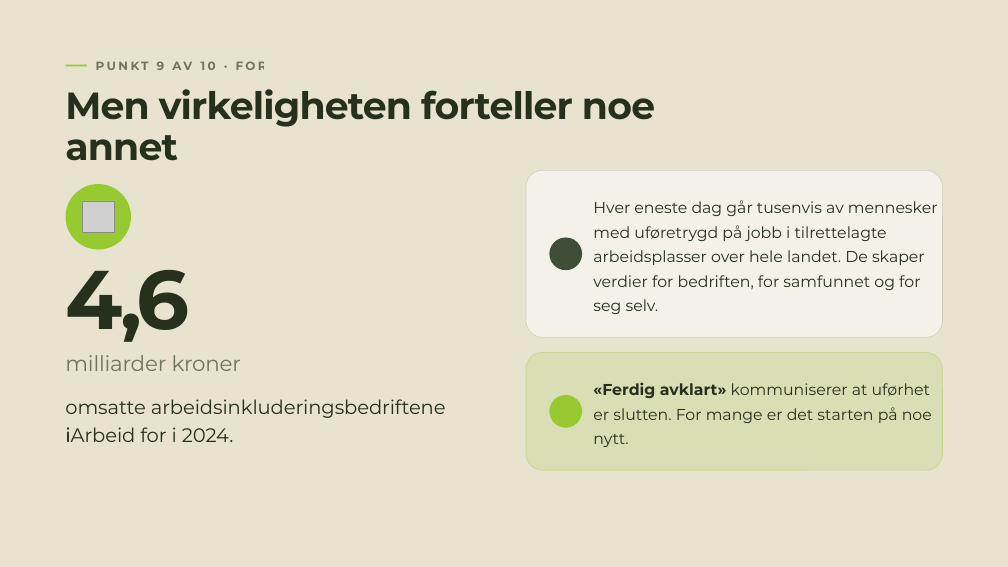
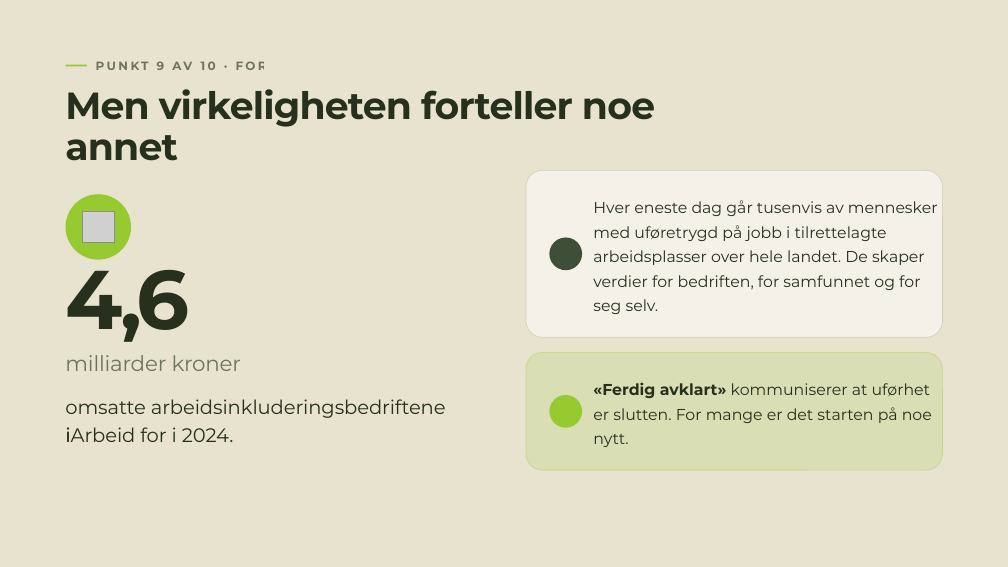
Before and after one commit to MarcusEvensen-Org/iarbeid-riketstilstand, a slide deck: slide 19 of Rikets tilstand 2026.pptx. Drawn at 1008x567 pixels with LibreOffice and Linux fonts; fonts in the diff are those of the drawing; grey boxes stand for pictures; background and template pictures are left out. Boxes give left, top, right and bottom in pixels: in the first picture for what was removed or moved away, otherwise in the second. Text is boxed around its words. In the diff, an @@ line names an element or a change of style, - is before the commit and + after.

```diff
--- a/Rikets tilstand 2026.pptx
+++ b/Rikets tilstand 2026.pptx
@@ ellipse: place and size @@
-ellipse at (66, 184, 132, 250)
+ellipse at (66, 194, 132, 260)
@@ picture: place and size @@
-picture at (82, 201, 114, 233)
+picture at (82, 211, 114, 243)
```
Also in this commit, not shown: 15 other slides changed, 2 other files.
